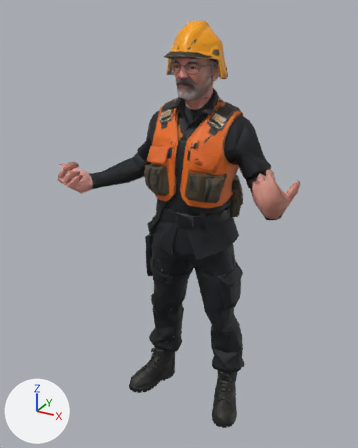
The glTF model public/models/soldado-mortero.glb as it was, and as the next commit left it.
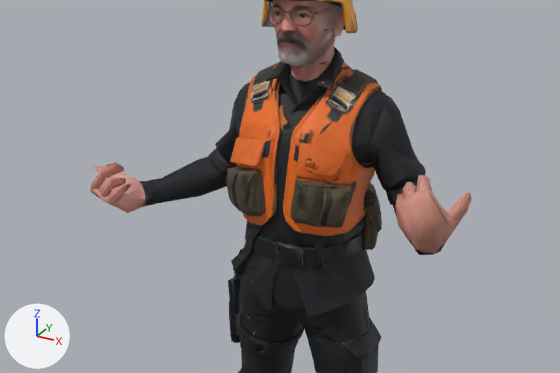
Old and new are each drawn whole from a camera (50 mm lens) standing at (0.932, -1.744, 1.848) and looking at (-0.046, 0.035, 0.959) and again close up on the part from 0% to 100% of the width and 13% to 66% of the height. Every picture has the same lights, and +X, +Y and +Z are marked at lower left. The first two pictures are the older version. Where no turn or scale is listed for an object, it has been applied to the vertices. Vertices at exactly the same position are counted once.

Objects in the first close-up: 'char1'.
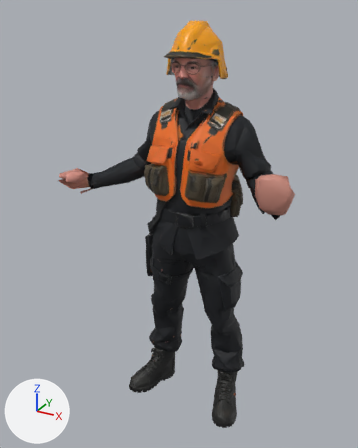
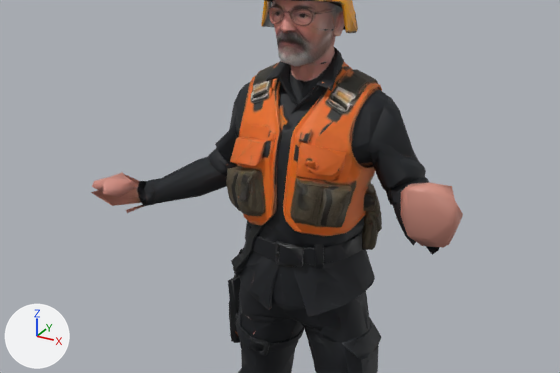
Changed parts and their boxes [x1, y1, x2, y2] in the close-ups (560 x 373 px):
'char1', reshaped: before [90, 0, 472, 373]; after [91, 0, 463, 373]
part 1 of me_mesh_0, cut back: before [90, 162, 154, 213]; after [92, 173, 154, 198]
part 2 of me_mesh_0, cut back: before [395, 175, 472, 255]; after [401, 182, 463, 248]

What the commit changed:
me_mesh_0 is used by ob_char1; location (0.0, 0.0, 0.0).
me_mesh_0 had 6462 vertices, 12998 faces and spanned x -0.57..0.51, y -0.22..0.25, z 0.0..1.8.
me_mesh_0 now has 6308 vertices, 12661 faces and spans x -0.52..0.49, y -0.23..0.25, z 0.0..1.8.
Part 1, on me_mesh_0:
90 vertices are removed from x -0.57..-0.4, y -0.22..-0.08, z 1.11..1.24.
202 faces are deleted.
3 vertices move from x -0.49..-0.47, y -0.22..-0.21, z 1.18..1.19 to x -0.51..-0.49, y -0.22..-0.13, z 1.18..1.19.
18 vertices are added at x -0.5..-0.4, y -0.23..-0.1, z 1.15..1.2.
40 new faces join them.
Part 2, on me_mesh_0:
99 vertices are removed from x 0.33..0.51, y -0.15..-0.03, z 1.11..1.31.
229 faces are deleted.
12 vertices move from x 0.35..0.5, y -0.11..-0.04, z 1.15..1.31 to x 0.33..0.48, y -0.12..-0.04, z 1.14..1.3.
17 vertices are added at x 0.34..0.49, y -0.12..-0.05, z 1.14..1.29.
54 new faces join them.
